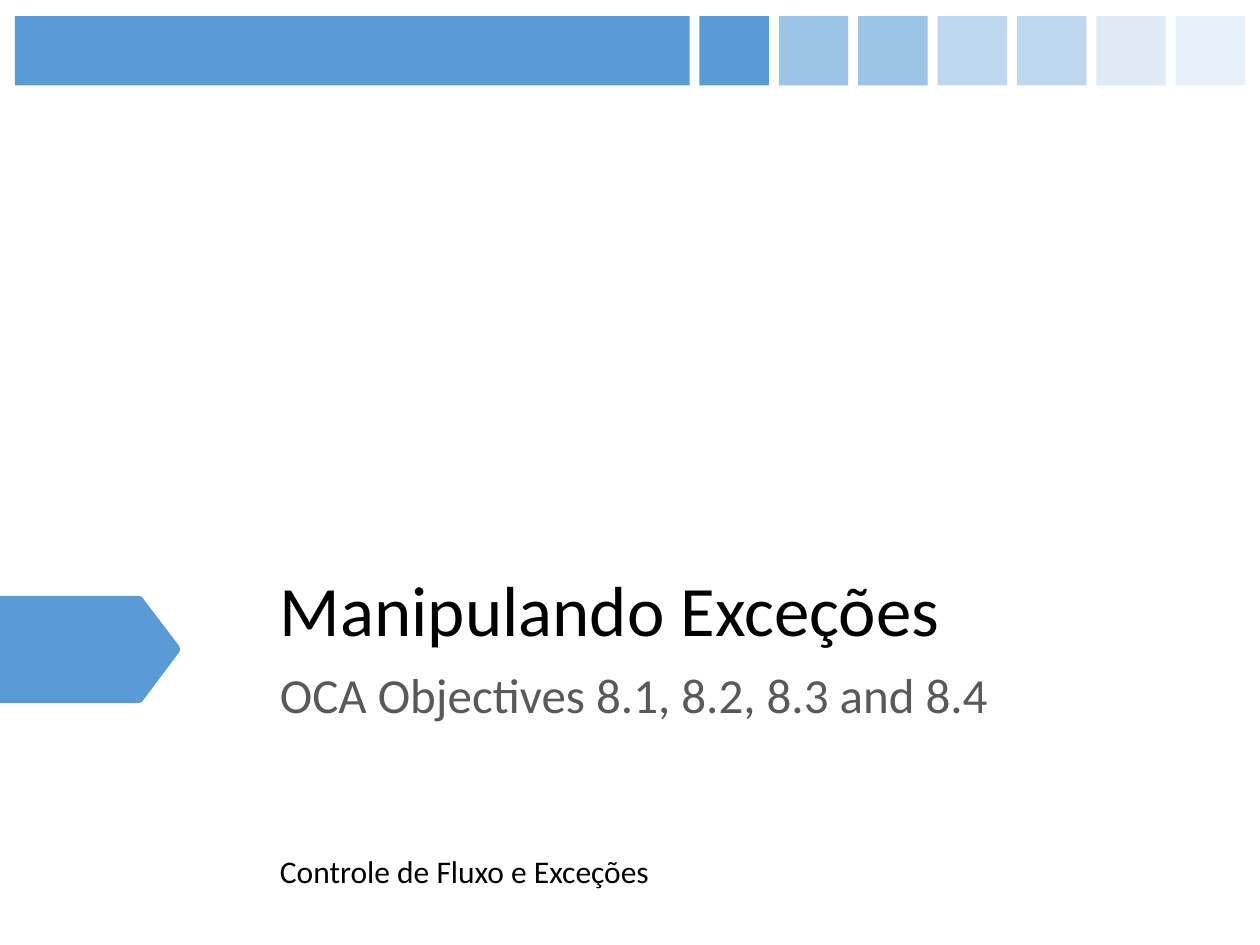
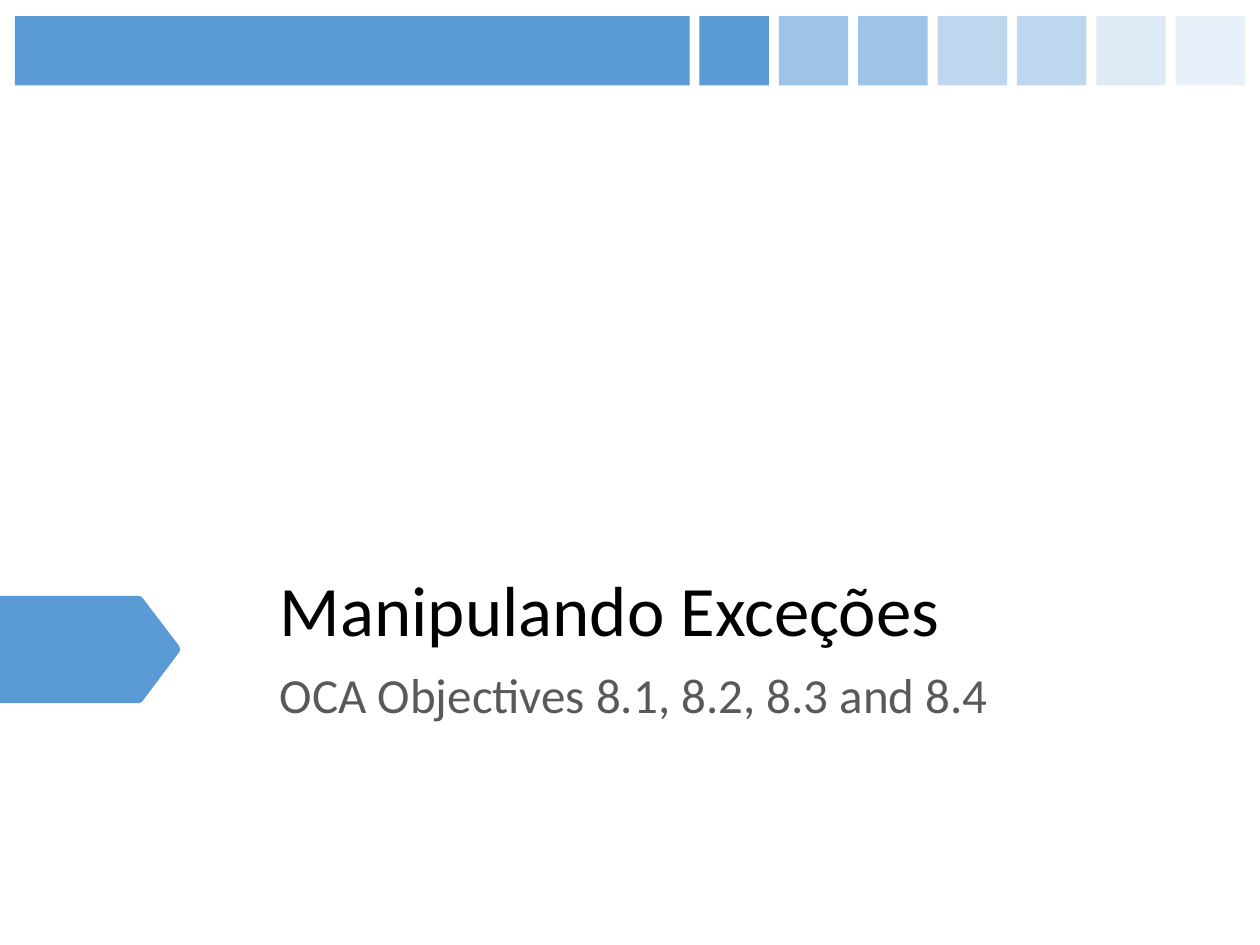
Before and after one commit to figueiredojrr/treinamentoJavaSeOcaAgosto, a slide deck: slide 64 of TreinamentoJavaSeOca/documentos/apresentação/OCA.pptx (slide 62 before the commit). Drawn at 1260x945 pixels with LibreOffice and Linux fonts; fonts in the diff are those of the drawing. Boxes give left, top, right and bottom in pixels: in the first picture for what was removed or moved away, otherwise in the second. Text is boxed around its words. In the diff, an @@ line names an element or a change of style, - is before the commit and + after.

```diff
--- a/TreinamentoJavaSeOca/documentos/apresentação/OCA.pptx
+++ b/TreinamentoJavaSeOca/documentos/apresentação/OCA.pptx
@@ text removed at bbox=[280, 861, 649, 889] @@
-Controle de Fluxo e Exceções
```
Also in this commit, not shown: 3 other slides changed, 4 slides added, 1 other file.
